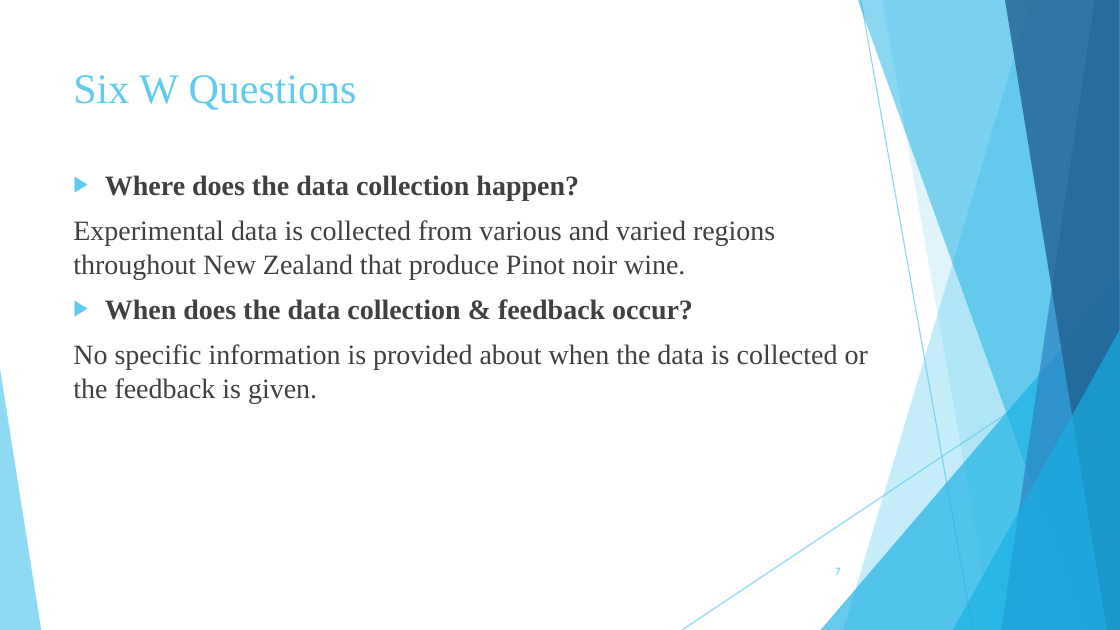
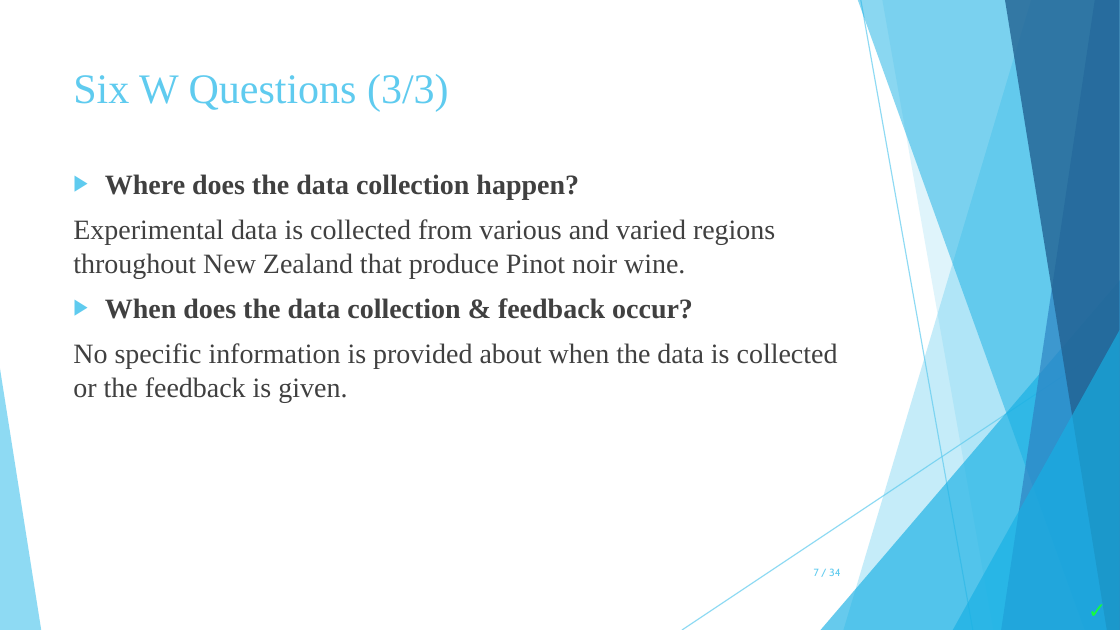
Before and after one commit to zoekelepiri/WineDataPrediction, a slide deck: slide 7 of Wine Data Set.pptx. Drawn at 1120x630 pixels with LibreOffice and Linux fonts; fonts in the diff are those of the drawing. Boxes give left, top, right and bottom in pixels: in the first picture for what was removed or moved away, otherwise in the second. Text is boxed around its words. In the diff, an @@ line names an element or a change of style, - is before the commit and + after.

Commit message:
wine data set updated

```diff
--- a/Wine Data Set.pptx
+++ b/Wine Data Set.pptx
@@ title at box(73, 74, 449, 112): text changed @@
-Six W Questions
+Six W Questions (3/3)
@@ text "Where does the data collection ..." rewrapped from box(73, 175, 868, 403) to box(73, 174, 838, 402) @@
@@ page number at box(814, 568, 841, 576): vertical alignment middle to top @@
@@ page number at box(814, 568, 841, 576): text changed @@
-7
+7 / 34
@@ text added at box(1077, 591, 1120, 629), 14 pt, text #13FF3A, bold @@
+✓
```
Also in this commit, not shown: 12 other slides changed, 21 slides added, 39 slides removed, 12 other files.
